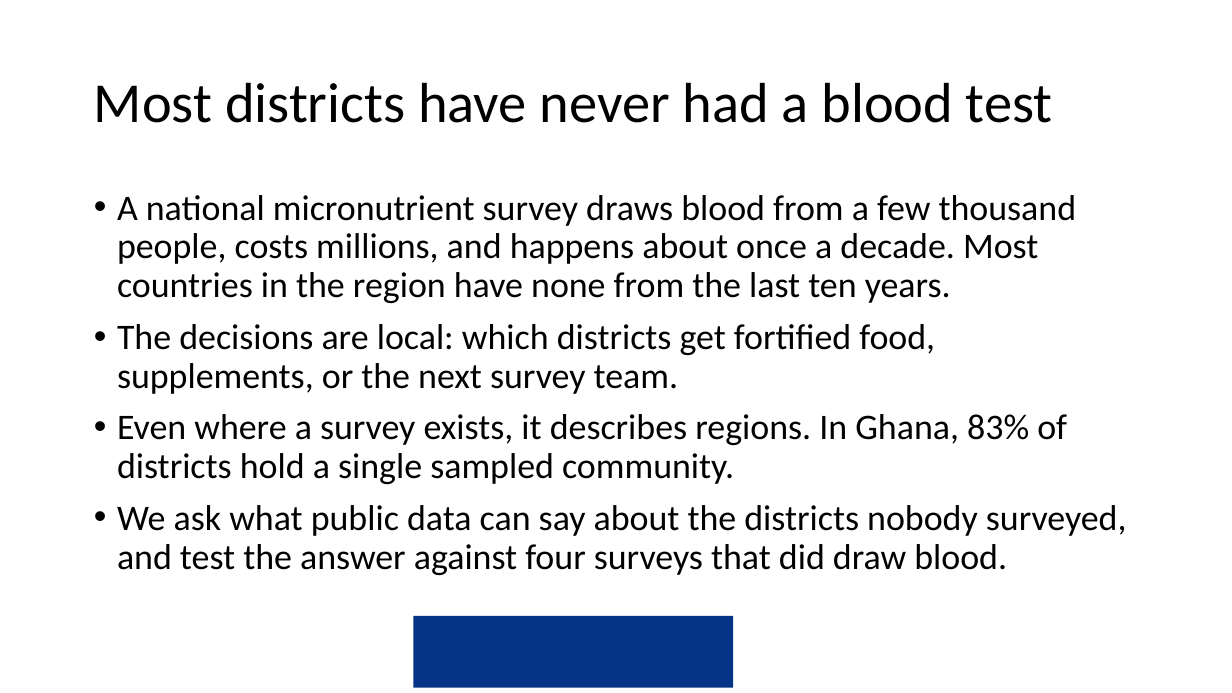
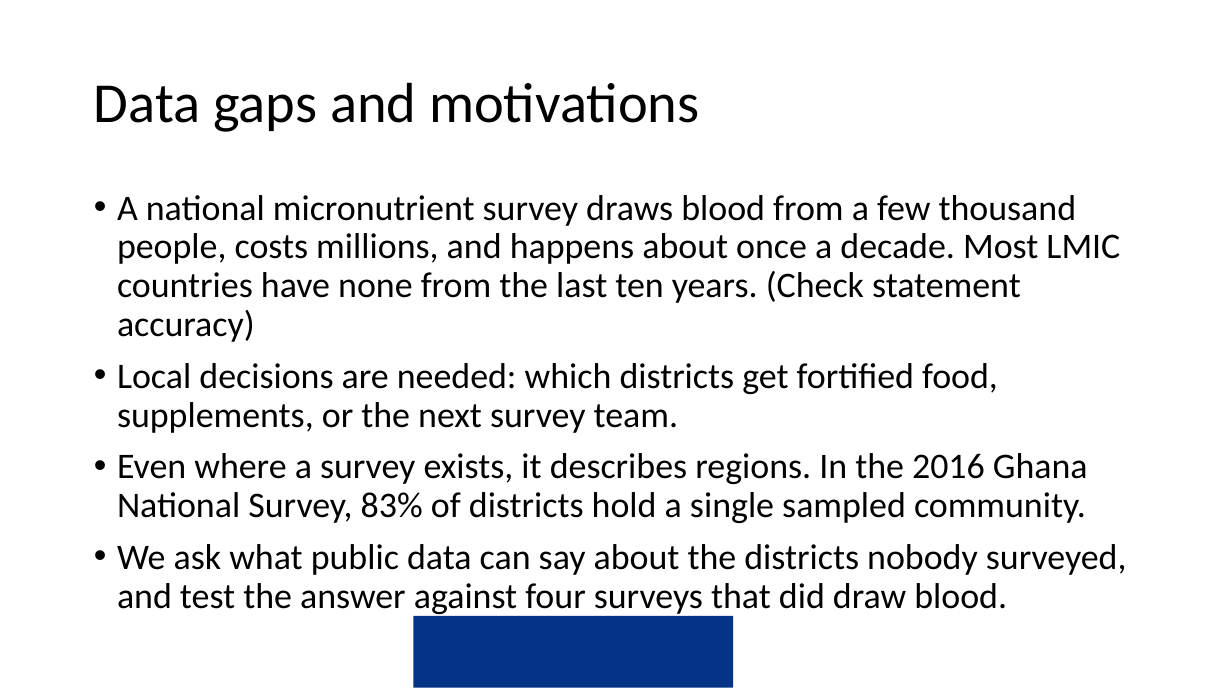
Before and after one commit to amertens/mn-prediction, a slide deck: slide 2 of docs/slides/MN-proxy-policy-deck-2026-09.pptx. Drawn at 1232x693 pixels with LibreOffice and Linux fonts; fonts in the diff are those of the drawing; background and template pictures are left out. Boxes give left, top, right and bottom in pixels: in the first picture for what was removed or moved away, otherwise in the second. Text is boxed around its words. In the diff, an @@ line names an element or a change of style, - is before the commit and + after.

```diff
--- a/docs/slides/MN-proxy-policy-deck-2026-09.pptx
+++ b/docs/slides/MN-proxy-policy-deck-2026-09.pptx
@@ title at box(94, 82, 699, 132): text changed @@
-Most districts have never had a blood test
+Data gaps and motivations
@@ text at box(117, 195, 1120, 523): text changed @@
-• A national micronutrient survey draws blood from a few thousand people, costs millions, and happens about once a decade. Most countries in the region have none from the last ten years.
-• The decisions are local: which districts get fortified food, supplements, or the next survey team.
-• Even where a survey exists, it describes regions. In Ghana, 83% of districts hold a single sampled community.
+• A national micronutrient survey draws blood from a few thousand people, costs millions, and happens about once a decade. Most LMIC countries have none from the last ten years. (Check statement accuracy)
+• Local decisions are needed: which districts get fortified food, supplements, or the next survey team.
+• Even where a survey exists, it describes regions. In the 2016 Ghana National Survey, 83% of districts hold a single sampled community.
```
Also in this commit, not shown: 3 other slides changed, 4 other files.
